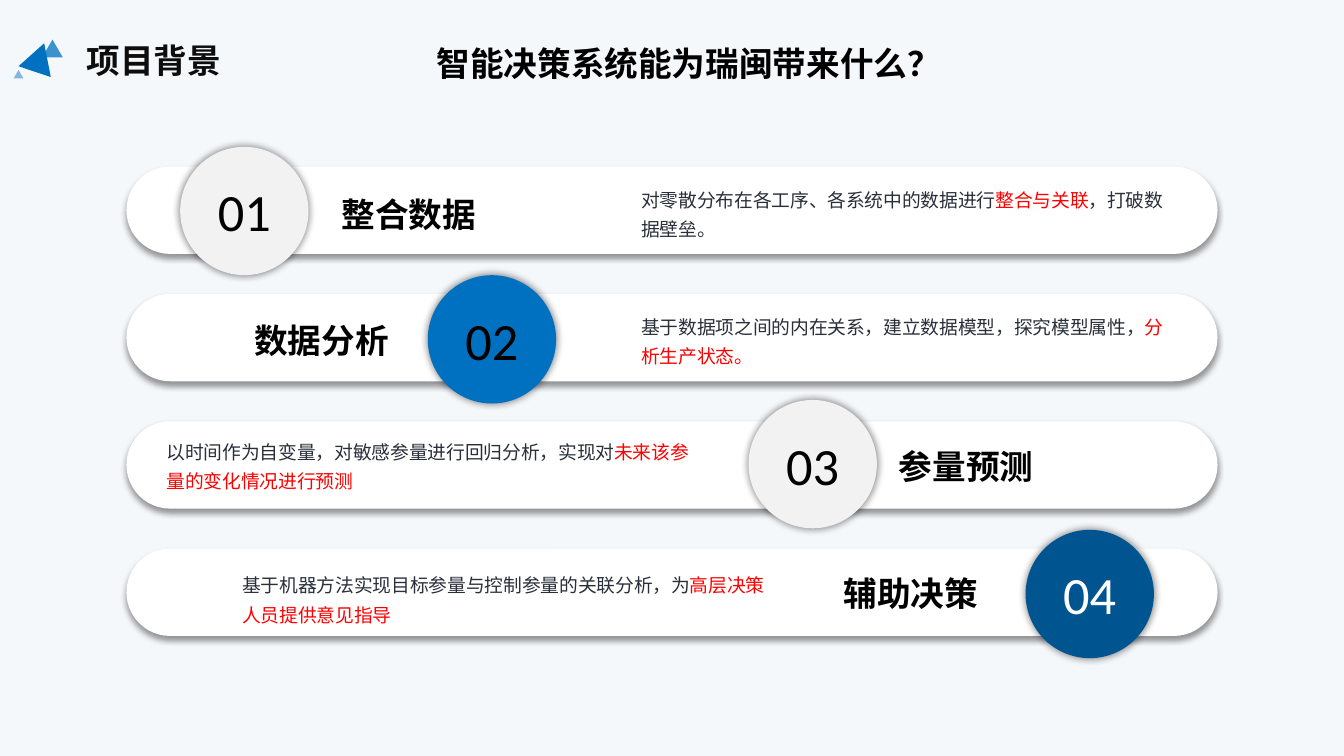
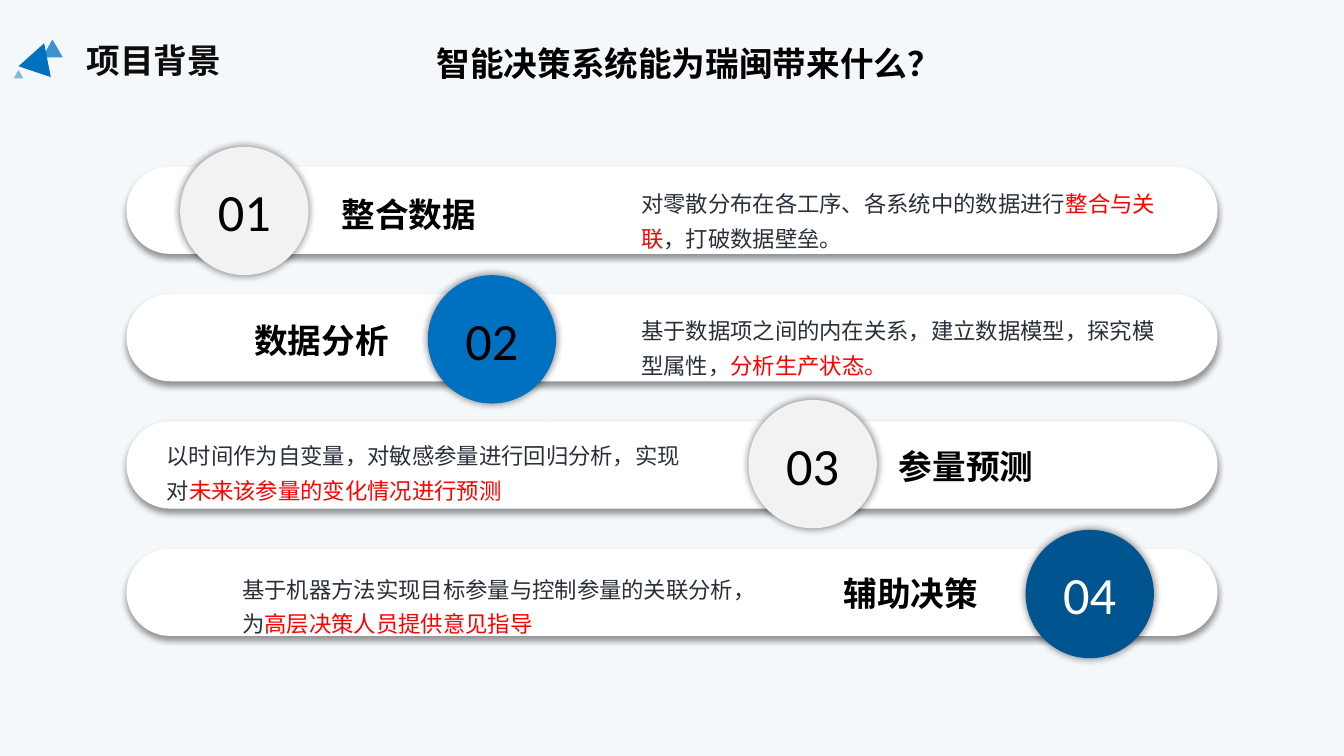
Before and after one commit to y18810919727/RuiMin, a slide deck: slide 6 of 瑞闽0118/瑞闽ppt/瑞闽汇报ppt0118.pptx. Drawn at 1344x756 pixels with LibreOffice and Linux fonts; fonts in the diff are those of the drawing. Boxes give left, top, right and bottom in pixels: in the first picture for what was removed or moved away, otherwise in the second. Text is boxed around its words. In the diff, an @@ line names an element or a change of style, - is before the commit and + after.

```diff
--- a/瑞闽0118/瑞闽ppt/瑞闽汇报ppt0118.pptx
+++ b/瑞闽0118/瑞闽ppt/瑞闽汇报ppt0118.pptx
@@ size 13.3 to 16 pt in 4 elements at [641, 193, 1155, 249], [641, 320, 1154, 376], [242, 579, 755, 638], [167, 445, 680, 501] @@
```
Also in this commit, not shown: 3 other slides changed, 1 slide removed, 9 other files.
